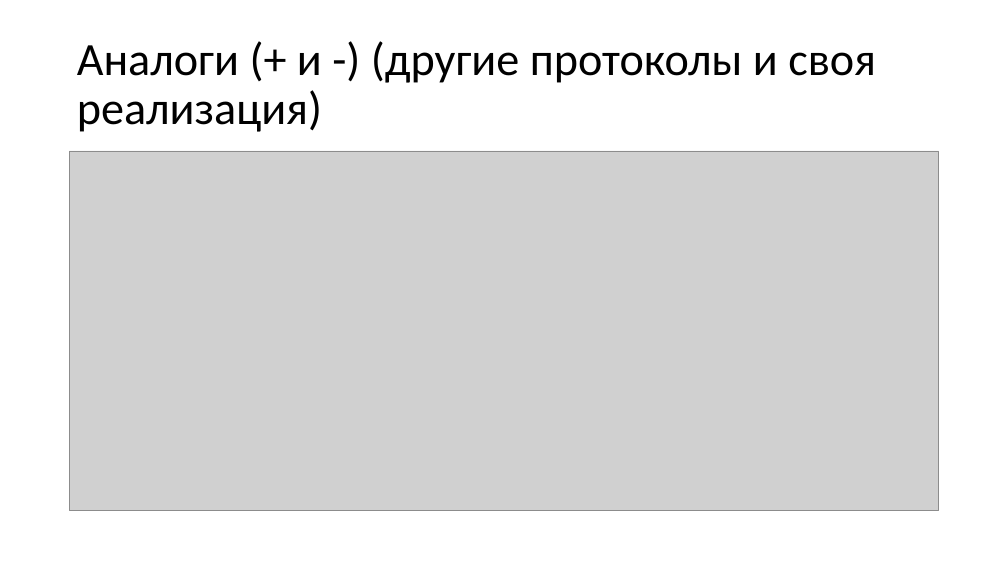
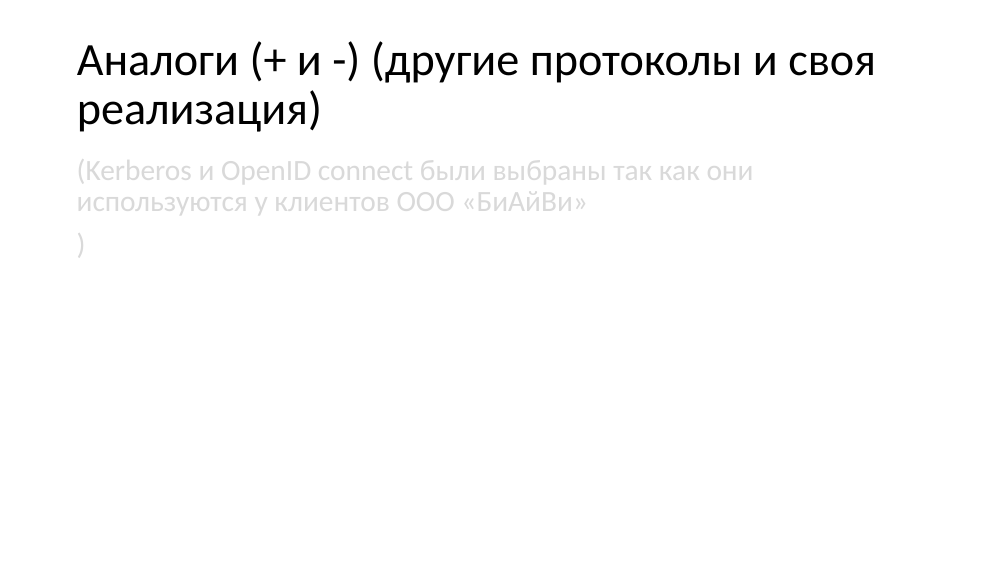
Before and after one commit to KozinOleg97/diplom, a slide deck: slide 12 of Vkr_p2.ppt. Drawn at 1008x567 pixels with LibreOffice and Linux fonts; fonts in the diff are those of the drawing; grey boxes stand for pictures. Boxes give left, top, right and bottom in pixels: in the first picture for what was removed or moved away, otherwise in the second. Text is boxed around its words. In the diff, an @@ line names an element or a change of style, - is before the commit and + after.

```diff
--- a/Vkr_p2.ppt
+++ b/Vkr_p2.ppt
@@ picture removed at [70, 151, 938, 511] @@
@@ text added at [77, 152, 754, 220], 28 pt, text #D9D9D9 @@
+(Kerberos и OpenID connect были выбраны так как они используются у клиентов ООО «БиАйВи»
+)
```
Also in this commit, not shown: 2 other slides changed.
